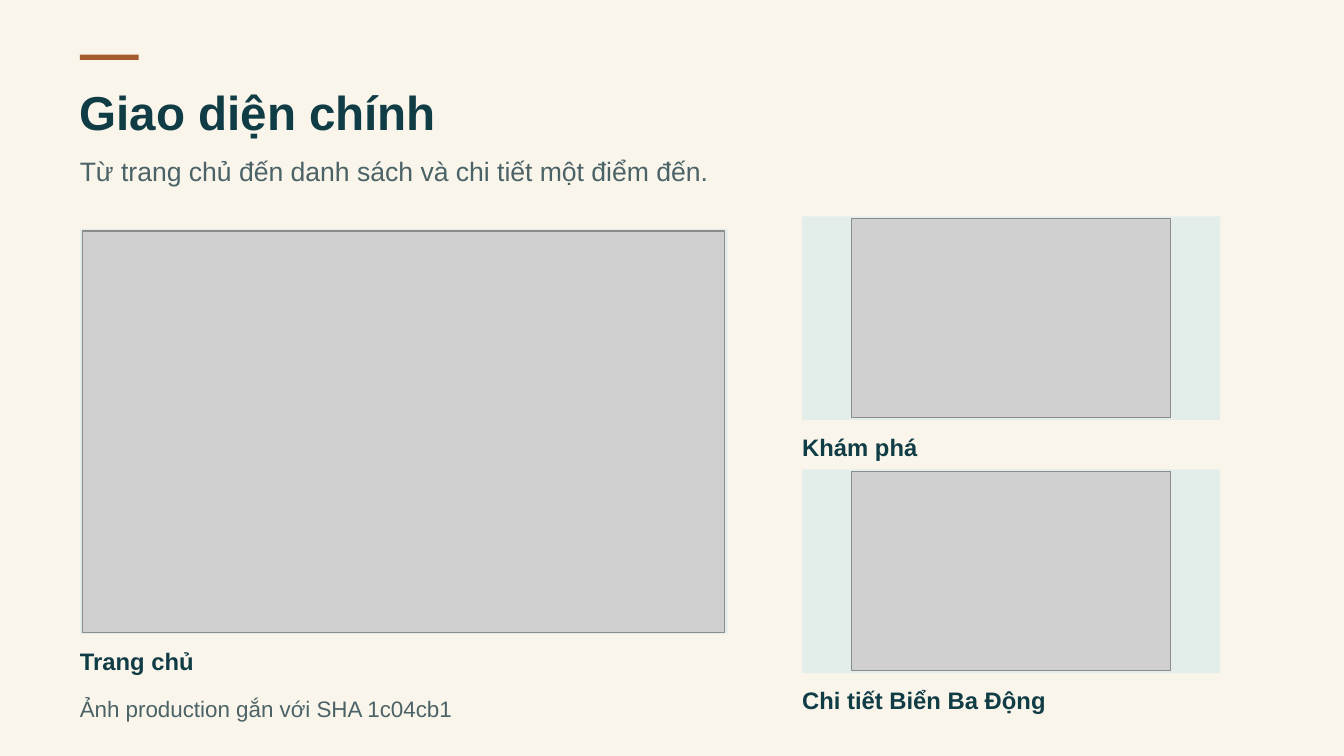
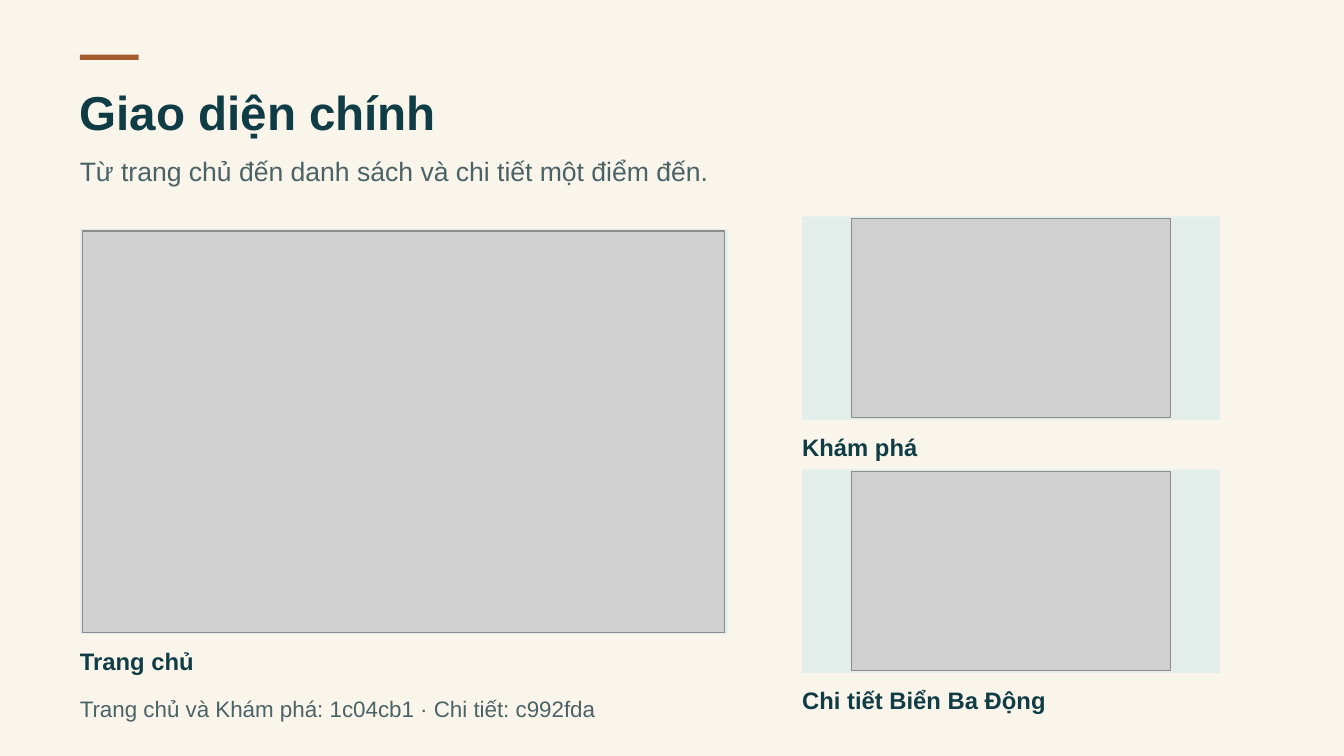
Before and after one commit to anhpham1504/ASPNET-DK25TTC5-lehien-BADONG, a slide deck: slide 9 of thesis/abs/BA-DONG-Coastal-Escape.pptx. Drawn at 1344x756 pixels with LibreOffice and Linux fonts; fonts in the diff are those of the drawing; grey boxes stand for pictures. Boxes give left, top, right and bottom in pixels: in the first picture for what was removed or moved away, otherwise in the second. Text is boxed around its words. In the diff, an @@ line names an element or a change of style, - is before the commit and + after.

```diff
--- a/thesis/abs/BA-DONG-Coastal-Escape.pptx
+++ b/thesis/abs/BA-DONG-Coastal-Escape.pptx
@@ text at [80, 700, 595, 722]: text changed @@
-Ảnh production gắn với SHA 1c04cb1
+Trang chủ và Khám phá: 1c04cb1 · Chi tiết: c992fda
```
Also in this commit, not shown: 3 other slides changed, 28 other files.
